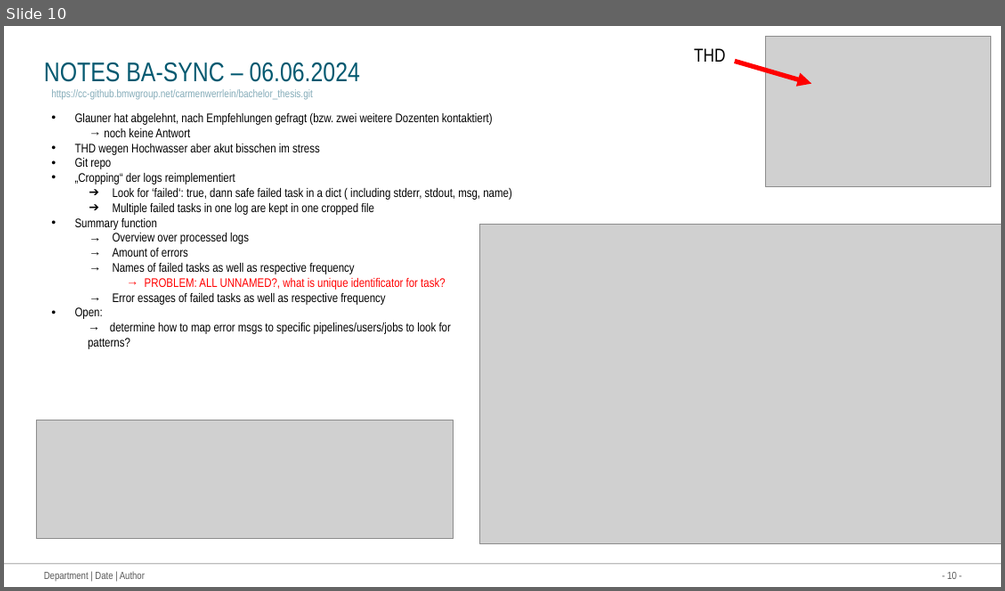
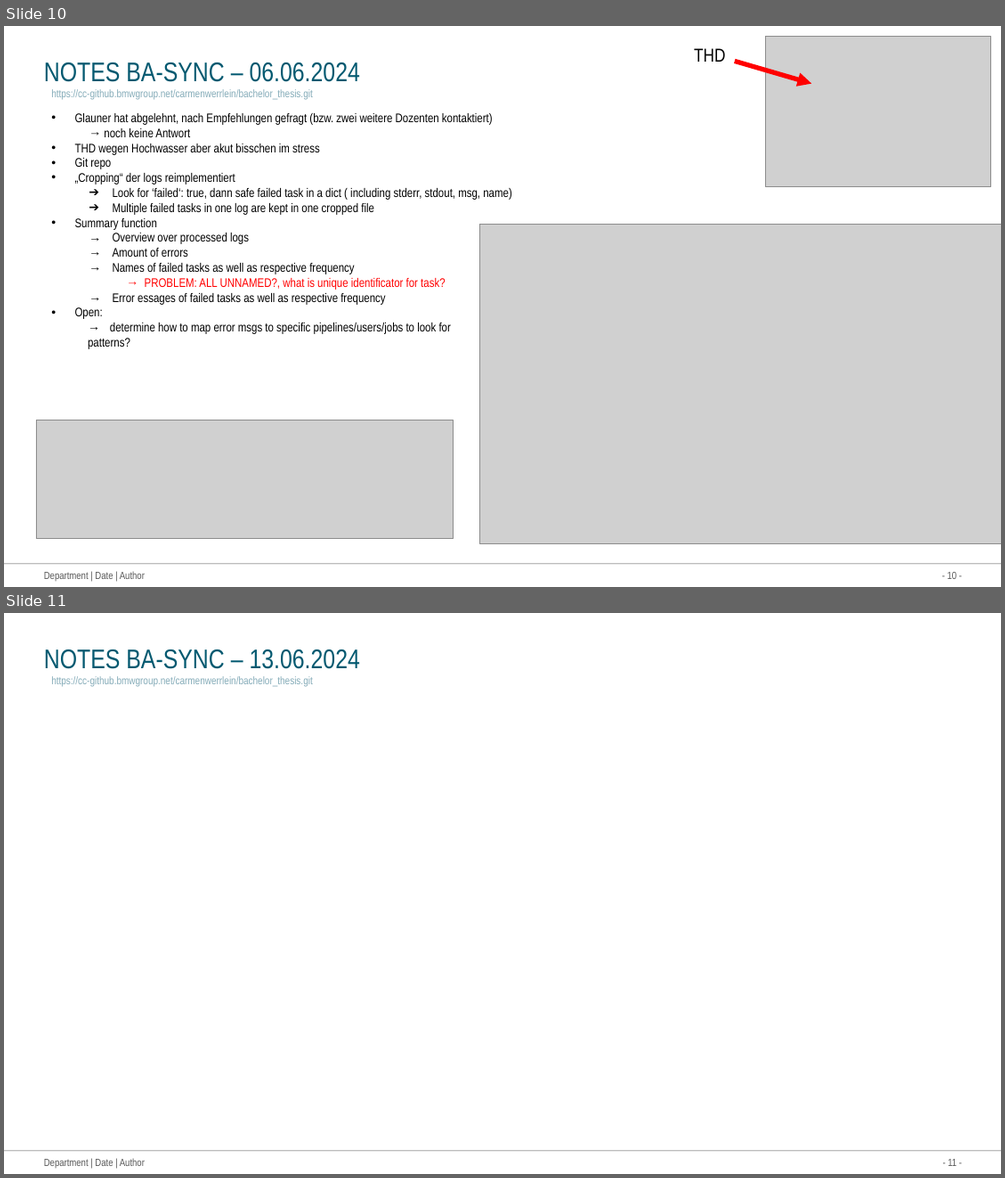
Before and after one commit to Werrwolf/bachelor-thesis, a slide deck: dokumentation_things/Roadmap Bachelor thesis.pptx. Shown one above the other, each under a label of ours: slide 10 before the commit, slides 10 and 11 after it. The pictures are 1005x591 and 1005x1178 pixels, drawn with LibreOffice and Linux fonts; fonts in the diff are those of the drawing; grey boxes stand for pictures. Boxes give left, top, right and bottom in pixels: in the first picture for what was removed or moved away, otherwise in the second. Text is boxed around its words. In the diff, an @@ line names an element or a change of style, - is before the commit and + after.

```diff
--- a/dokumentation_things/Roadmap Bachelor thesis.pptx
+++ b/dokumentation_things/Roadmap Bachelor thesis.pptx
@@ slide 11 added at (4,613,1001,1174), background #FFFFFF; not listed: 3 template elements that a slide beside it also shows @@
@@ title added at (44,649,360,669), 26 pt, text #035970 @@
+NOTES BA-SYNC – 13.06.2024
@@ text added at (51,676,313,687), 10.5 pt, text #85ACB9 @@
+https://cc-github.bmwgroup.net/carmenwerrlein/bachelor_thesis.git
```
Also in this commit, not shown: 14 other files.
